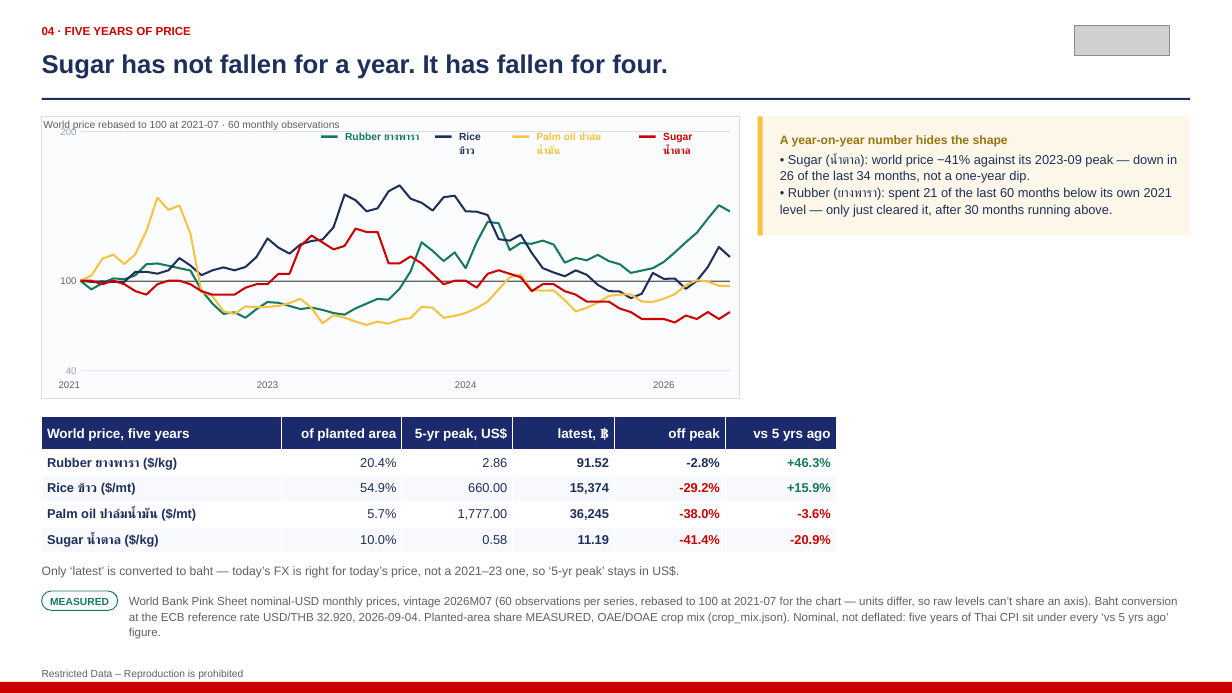
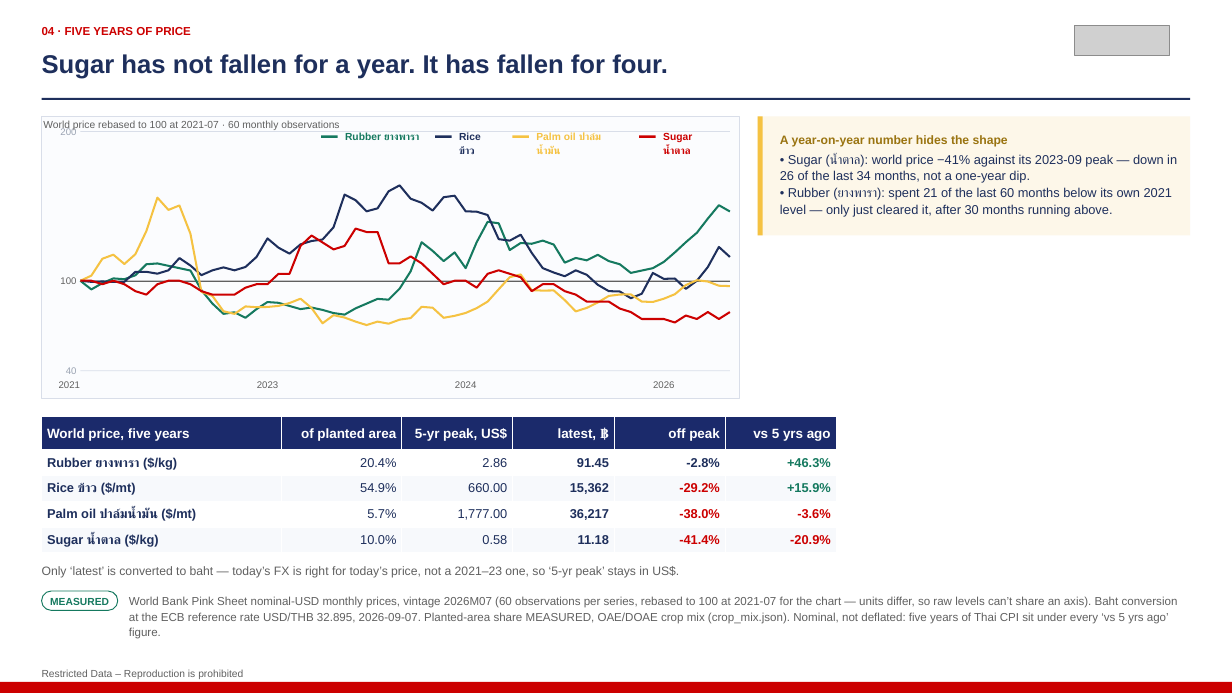
Before and after one commit to kaustavb2101/competitive-intel, a slide deck: slide 6 of docs/decks/mcom-2026-08-05-macro.pptx. Drawn at 1232x693 pixels with LibreOffice and Linux fonts; fonts in the diff are those of the drawing; grey boxes stand for pictures. Boxes give left, top, right and bottom in pixels: in the first picture for what was removed or moved away, otherwise in the second. Text is boxed around its words. In the diff, an @@ line names an element or a change of style, - is before the commit and + after.

```diff
--- a/docs/decks/mcom-2026-08-05-macro.pptx
+++ b/docs/decks/mcom-2026-08-05-macro.pptx
@@ table at (42,417,836,553) @@
-row 2, column 4: 91.52
+row 2, column 4: 91.45
-row 3, column 4: 15,374
+row 3, column 4: 15,362
-row 4, column 4: 36,245
+row 4, column 4: 36,217
-row 5, column 4: 11.19
+row 5, column 4: 11.18
@@ text at (129,596,1178,624): text changed @@
-World Bank Pink Sheet nominal-USD monthly prices, vintage 2026M07 (60 observations per series, rebased to 100 at 2021-07 for the chart — units differ, so raw levels can’t share an axis). Baht conversion at the ECB reference rate USD/THB 32.920, 2026-09-04. Planted-area share MEASURED, OAE/DOAE crop mix (crop_mix.json). Nominal, not deflated: five years of Thai CPI sit under every ‘vs 5 yrs ago’ figure.
+World Bank Pink Sheet nominal-USD monthly prices, vintage 2026M07 (60 observations per series, rebased to 100 at 2021-07 for the chart — units differ, so raw levels can’t share an axis). Baht conversion at the ECB reference rate USD/THB 32.895, 2026-09-07. Planted-area share MEASURED, OAE/DOAE crop mix (crop_mix.json). Nominal, not deflated: five years of Thai CPI sit under every ‘vs 5 yrs ago’ figure.
```
Also in this commit, not shown: 8 other slides changed, 1 other file.
